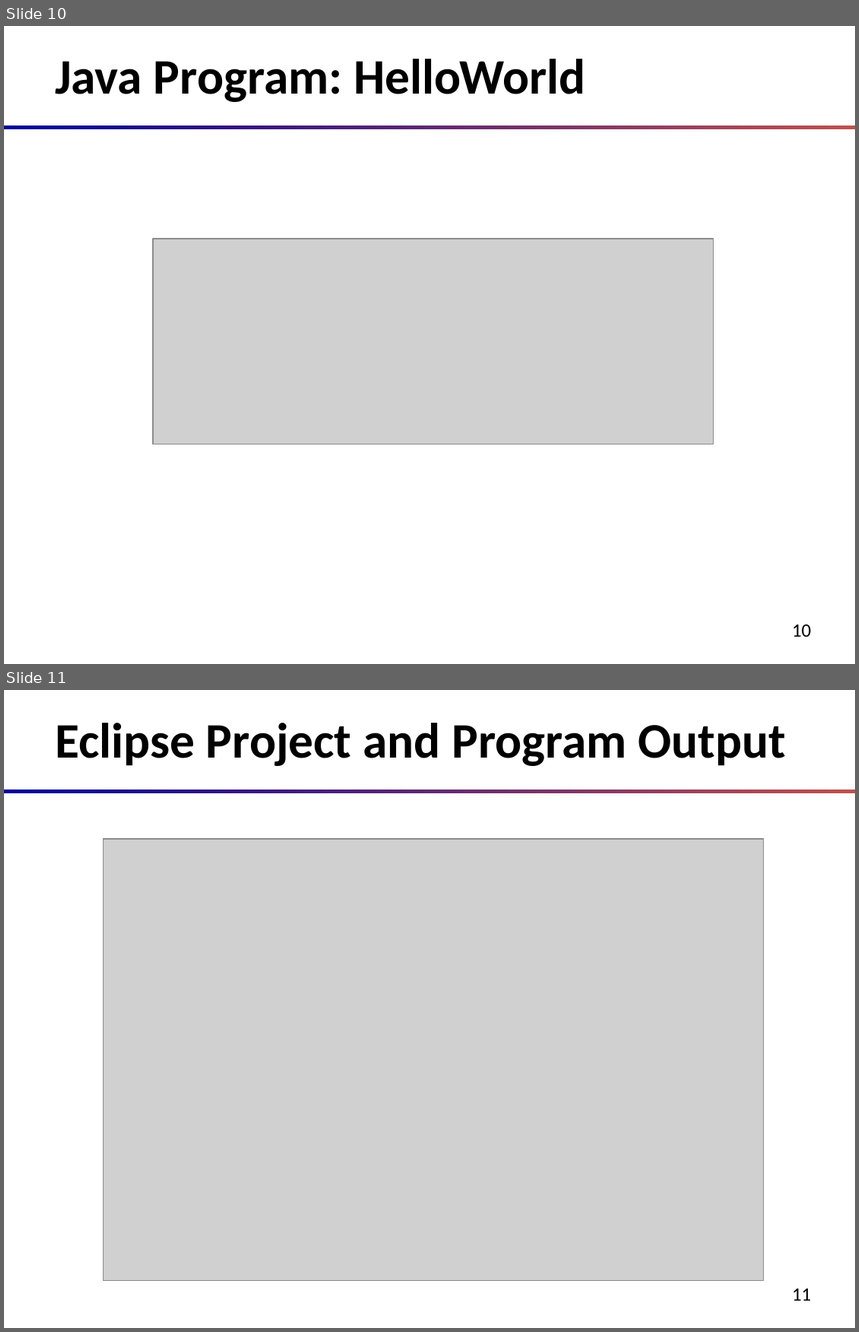
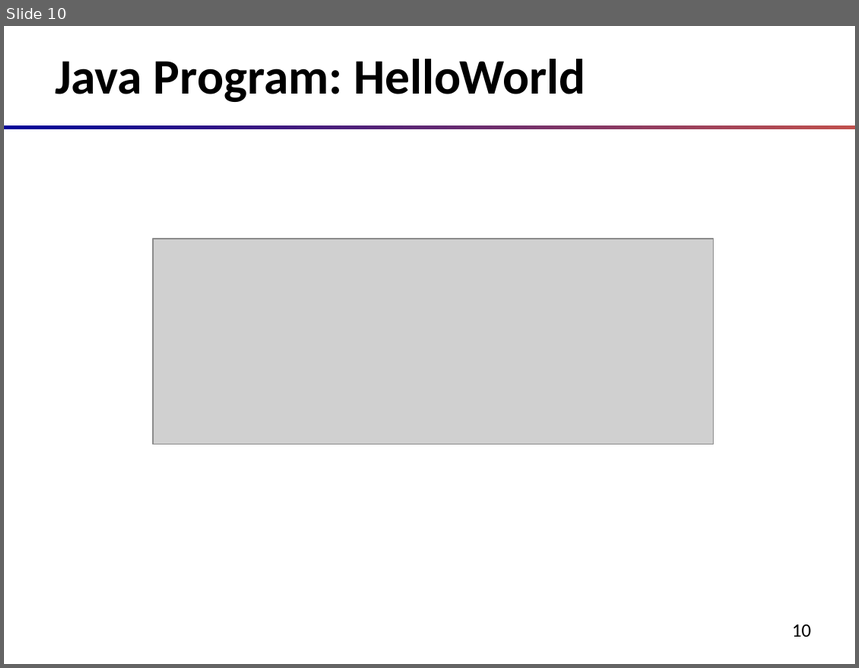
Before and after one commit to oxbot/battleship, a slide deck: slides/c01-Introduction.to.Java.pptx. Shown one above the other, each under a label of ours: slides 10 and 11 before the commit, slide 10 after it. The pictures are 859x1332 and 859x668 pixels, drawn with LibreOffice and Linux fonts; fonts in the diff are those of the drawing; grey boxes stand for pictures. Boxes give left, top, right and bottom in pixels: in the first picture for what was removed or moved away, otherwise in the second. Text is boxed around its words. In the diff, an @@ line names an element or a change of style, - is before the commit and + after.

```diff
--- a/slides/c01-Introduction.to.Java.pptx
+++ b/slides/c01-Introduction.to.Java.pptx
@@ slide 11 removed at (4,690,855,1328), background #FFFFFF; not listed: 2 template elements that a slide beside it also shows @@
@@ title removed at (55,723,786,766) @@
-Eclipse Project and Program Output
@@ picture removed at (104,839,764,1281) @@
```
Also in this commit, not shown: 4 other files.
